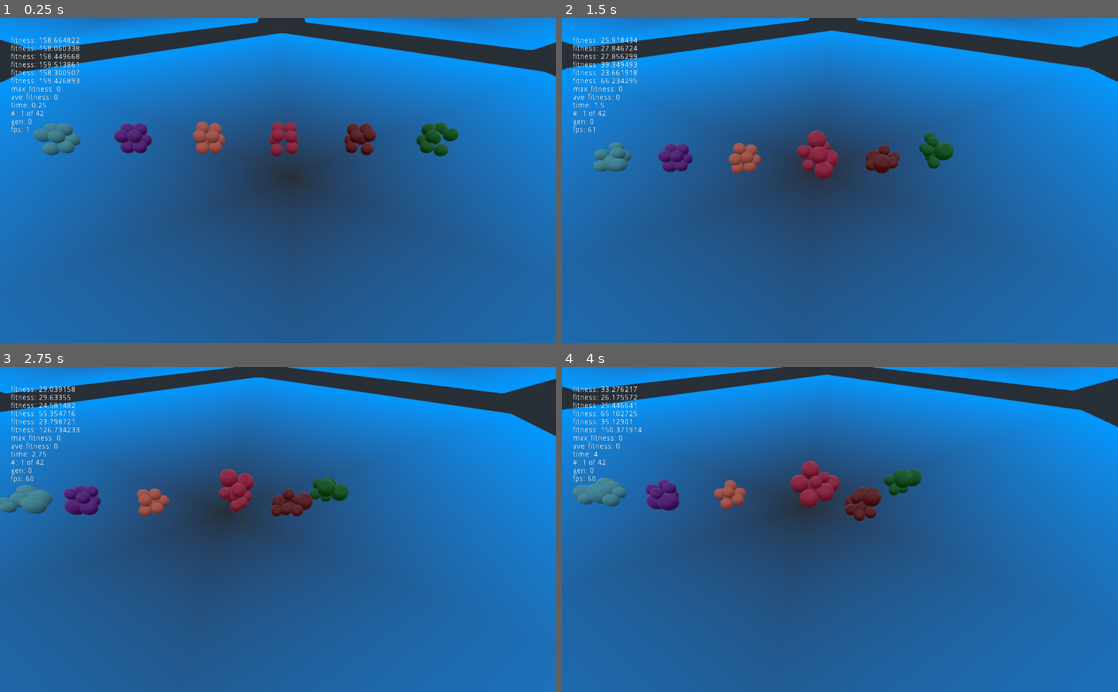
Above: before the commit, frames 1-4 (two rows, left to right).
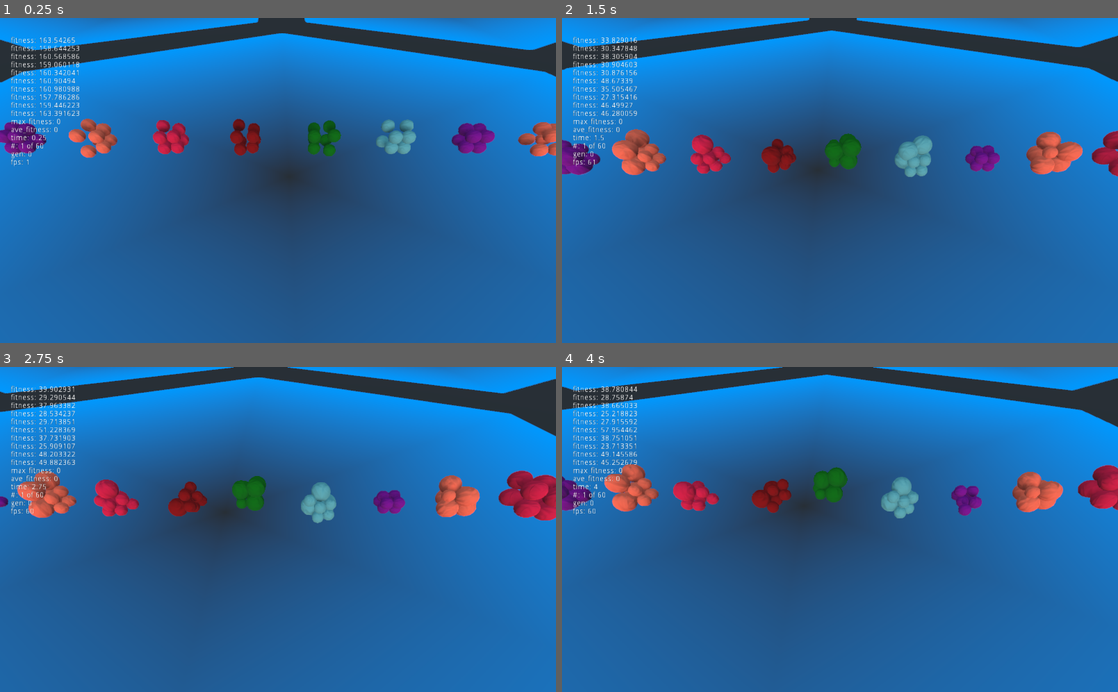
Above: after the commit, the same moments.

Repository: bentles/Particles
Game: Godot game, scene res://TestWorld.tscn
The game is run twice, just before and just after one commit, with the same random seed, the same clock (stepped at 60 frames per second) and the same inputs.
Inputs (mouse positions are in pixels of both pictures, inside the frame that each line leads up to):
- Up to frame 1 (0.25 s): no input
- Up to frame 2 (1.5 s): tap Enter at 0.5 s; move the mouse to (962, 164) at 0.52 s; hold D 0.53-1.25 s; tap Q at 0.6 s; click (962, 164) at 0.67 s; drag from (728, 196) to (812, 245) at 1.27 s
- Up to frame 3 (2.75 s): move the mouse to (333, 458) at 2.02 s; hold D from 2.03 s (still down); tap Q at 2.1 s
- Up to frame 4 (4 s): release D at 2.75 s; drag from (812, 594) to (673, 480) at 2.77 s; move the mouse to (1006, 578) at 3.52 s; hold A from 3.53 s (still down); tap Q at 3.6 s

The runs differ from the first frame. In frame 1, 7.8% of the frame differs, in the area x 0-100%, y 5-46%; in frame 2, 8.4%, in the area x 0-100%, y 5-50%; in frame 3, 8.1%; in frame 4, 8.2%.

Commit message:
better looks and fixed bugs

Diff:
--- a/Neural Network/Brain.gd
+++ b/Neural Network/Brain.gd
@@ -11,7 +11,7 @@
 var bias_o: Matrix
 
 var learning_rate = 1
-var mutation_rate = 0.1
+var mutation_rate = 0.04
 
 var sigmoid_ref: FuncRef
 var relu_ref: FuncRef
--- a/Particle/Particle.gd
+++ b/Particle/Particle.gd
@@ -2,7 +2,7 @@
 
 # Declare member variables here.
 var vel3 = Vector3.ZERO
-export var density = 1
+export var density = 3
 var fmass = 0.8
 
 # maybe can make these asymmetric later if it makes things cooler
@@ -110,20 +110,19 @@
 	var totalActivation = Vector3.ZERO;
 
 	for body in overlapping:
-		for i in range(6):
-			if body != self:
-				# calculate forces from nearby particles
-				var body3 = body.global_transform.origin
-				# enforce 0.5^2 as the closest 2 particles can be
-				var rsq = max(0.25, self.global_transform.origin.distance_squared_to(body3))
-				var r3 = self.global_transform.origin.direction_to(body3)
+		if body != self:
+			# calculate forces from nearby particles
+			var body3 = body.global_transform.origin
+			# enforce 0.5^2 as the closest 2 particles can be
+			var rsq = max(0.5, self.global_transform.origin.distance_squared_to(body3))
+			var r3 = self.global_transform.origin.direction_to(body3)
 
-				var acc3 = r3 * ((g * body.fmass * self.fmass)/(rsq))
-				totalInstAcc += acc3
+			var acc3 = r3 * ((g * body.fmass * self.fmass)/(rsq))
+			totalInstAcc += acc3
 
-				var act3 = r3.normalized()
-				act3 = act3 * body.state
-				totalActivation += act3
+			var act3 = r3.normalized()
+			act3 = act3 * body.state
+			totalActivation += act3
 
 	self.add_central_force(totalInstAcc)
 
--- a/Particle/Particle.tscn
+++ b/Particle/Particle.tscn
@@ -1,6 +1,7 @@
-[gd_scene load_steps=10 format=2]
+[gd_scene load_steps=9 format=2]
 
 [ext_resource path="res://Particle/Particle.gd" type="Script" id=1]
+[ext_resource path="res://Particle/6056-normal.jpg" type="Texture" id=2]
 
 [sub_resource type="PhysicsMaterial" id=14]
 rough = true
@@ -17,16 +18,12 @@
 [sub_resource type="ShaderMaterial" id=13]
 resource_local_to_scene = true
 
-[sub_resource type="OpenSimplexNoise" id=18]
-period = 128.0
-
-[sub_resource type="NoiseTexture" id=19]
-noise = SubResource( 18 )
-
 [sub_resource type="SpatialMaterial" id=16]
 resource_local_to_scene = true
 albedo_color = Color( 1, 1, 1, 0.439216 )
-roughness_texture = SubResource( 19 )
+normal_enabled = true
+normal_scale = 1.0
+normal_texture = ExtResource( 2 )
 
 [sub_resource type="SphereMesh" id=17]
 resource_local_to_scene = true
@@ -34,7 +31,7 @@
 
 [node name="Particle" type="RigidBody" groups=["Particle"]]
 collision_layer = 0
-mass = 1.5
+mass = 3.0
 physics_material_override = SubResource( 14 )
 linear_damp = 0.1
 angular_damp = 0.3
@@ -50,7 +47,7 @@
 collision_mask = 2
 
 [node name="CollisionShape" type="CollisionShape" parent="InfluenceArea"]
-transform = Transform( 4, 0, 0, 0, 4, 0, 0, 0, 4, 0, 0, 0 )
+transform = Transform( 4.5, 0, 0, 0, 4.5, 0, 0, 0, 4.5, 0, 0, 0 )
 shape = SubResource( 4 )
 
 [node name="Particles" type="Particles" parent="."]
--- a/TestWorld.gd
+++ b/TestWorld.gd
@@ -13,12 +13,12 @@
 var max_fitness = 0
 var max_fitness_brain
 var ave_fitness = 0
-var tourn_perc = 0.7
-var parallel_organisms = 6
+var tourn_perc = 0.70
+var parallel_organisms = 10
 
 var generation = 0
 var organisms = []
-const GEN_SIZE = 42
+const GEN_SIZE = 60
 var current_organisms: Array = []
 var current_organism_index = 0
 
@@ -28,7 +28,8 @@
 	assert(GEN_SIZE % parallel_organisms == 0)
 
 	for i in range(GEN_SIZE):
-		organisms.push_front(Organism.instance().duplicate())
+		var organism = Organism.instance().duplicate()
+		organisms.push_front(organism)
 
 	current_organisms = _get_current_organisms(0, parallel_organisms, organisms)
 	_add_current_organisms()
@@ -39,10 +40,10 @@
 
 func _add_current_organisms():
 	var spread = 6
-	var offset = parallel_organisms / 2
-	for i in range(current_organisms.size()):
+	var offset = parallel_organisms / 2.0
+	for i in range(parallel_organisms):
 		current_organisms[i].particle_layer_offset = i
-		current_organisms[i].translate(Vector3(i * spread - offset * spread, 0, 0))
+		current_organisms[i].translate(Vector3((i - offset + 0.5) * spread, 0, 0))
 		add_child(current_organisms[i])
 
 func _get_current_organisms(start, count, all):
--- a/TestWorld.tscn
+++ b/TestWorld.tscn
@@ -12,8 +12,8 @@
 code = "shader_type spatial;
 render_mode unshaded;
 
-uniform float scale = 8.0;
-uniform float radius = 1.0;
+uniform float scale = 100.0;
+uniform float radius = 100.0;
 uniform float offset = 0.268;
 uniform float power = 1.0;
 uniform bool hide_incomplete = false;
@@ -120,3 +120,8 @@
 margin_bottom = 579.0
 text = "asdf
 "
+
+[node name="DirectionalLight" type="DirectionalLight" parent="."]
+transform = Transform( 1, 0, 0, 0, 1, 0, 0, 0, 1, 40, 80, -40 )
+light_energy = 0.7
+shadow_enabled = true
Binary file added: Particle/6056-normal.jpg
Not shown, changed: Particle/6056-normal.jpg.import
Binary file removed: Particle/grass.jpg
